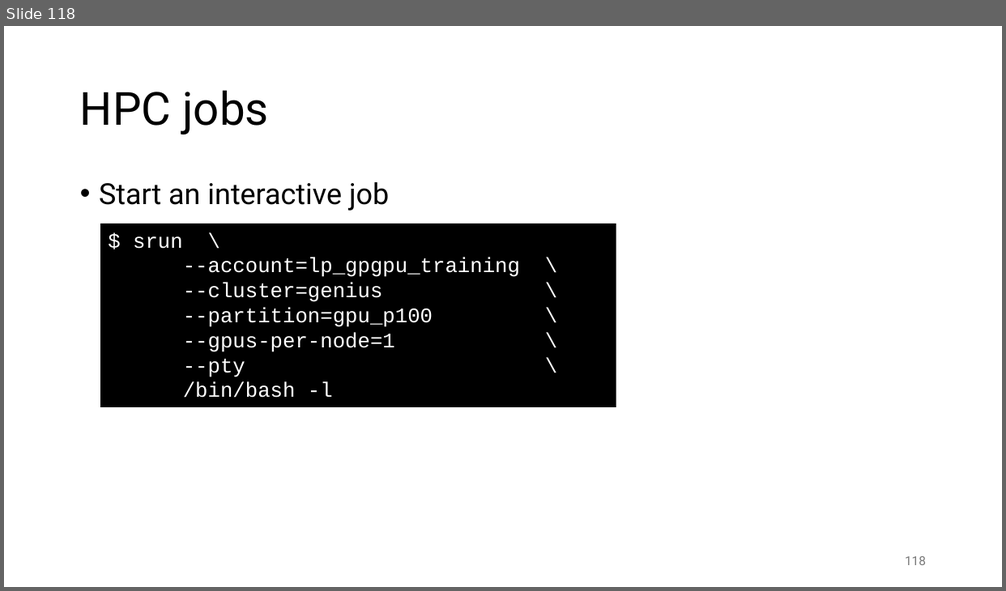
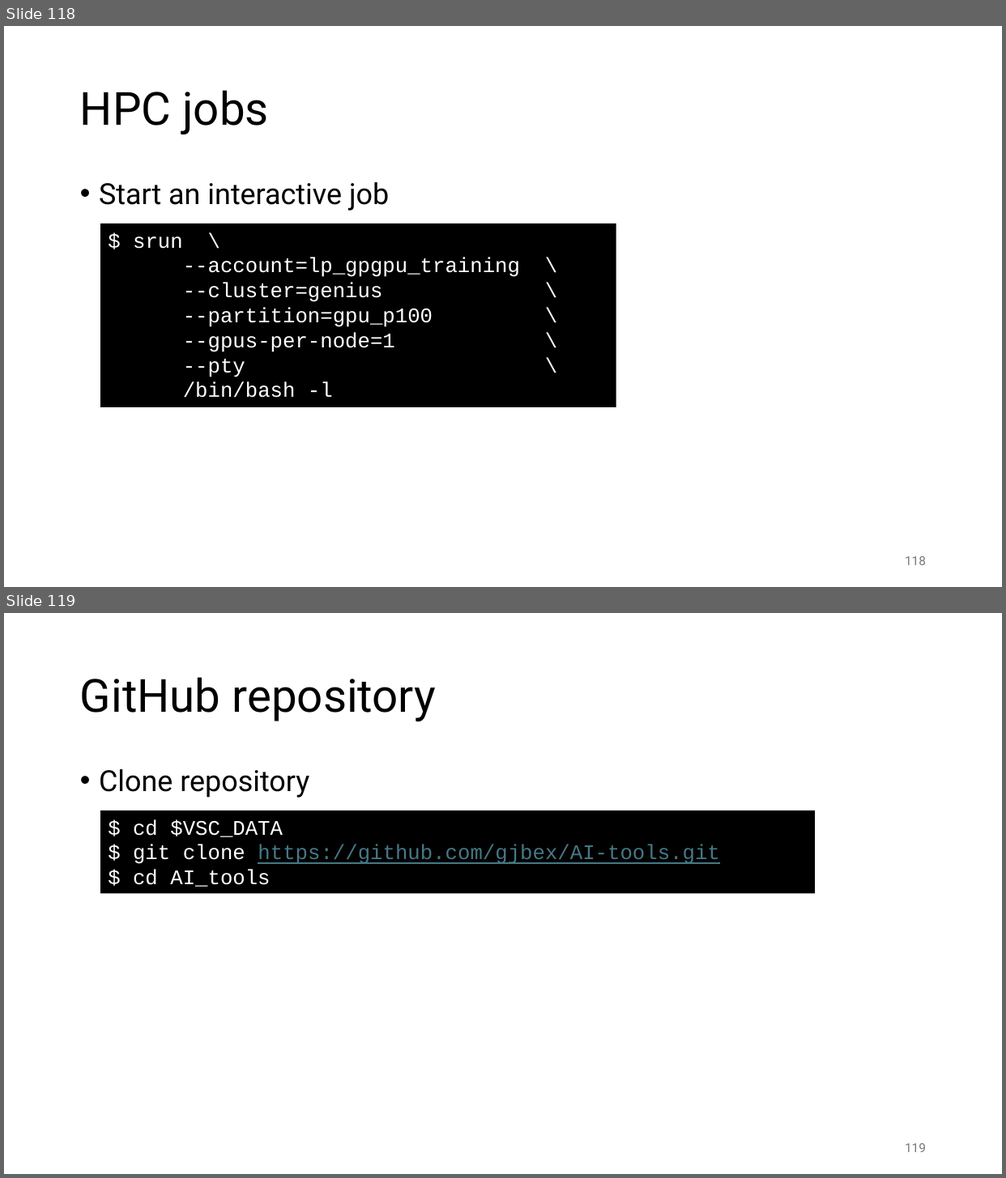
Before and after one commit to gjbex/Deploying-LLMs-locally, a slide deck: local_LLMs.pptx. Shown one above the other, each under a label of ours: slide 118 before the commit, slides 118 and 119 after it. The pictures are 1006x591 and 1006x1178 pixels, drawn with LibreOffice and Linux fonts; fonts in the diff are those of the drawing. Boxes give left, top, right and bottom in pixels: in the first picture for what was removed or moved away, otherwise in the second. Text is boxed around its words. In the diff, an @@ line names an element or a change of style, - is before the commit and + after.

Commit message:
Add HPC info

```diff
--- a/local_LLMs.pptx
+++ b/local_LLMs.pptx
@@ slide 119 added at (x1=4, y1=613, x2=1002, y2=1174), background #FFFFFF @@
@@ title added at (x1=80, y1=677, x2=437, y2=722), 44 pt, text #000000 @@
+GitHub repository
@@ text added at (x1=99, y1=769, x2=309, y2=798), 28 pt, text #000000 @@
+• Clone repository
@@ rectangle added at (x1=100, y1=811, x2=815, y2=894), fill #000000, 20 pt, text #467886, underline @@
+$ cd $VSC_DATA
+$ git clone https://github.com/gjbex/AI-tools.git
+$ cd AI_tools
@@ page number added at (x1=905, y1=1144, x2=926, y2=1152), 12 pt, text #797979 @@
+119
```
